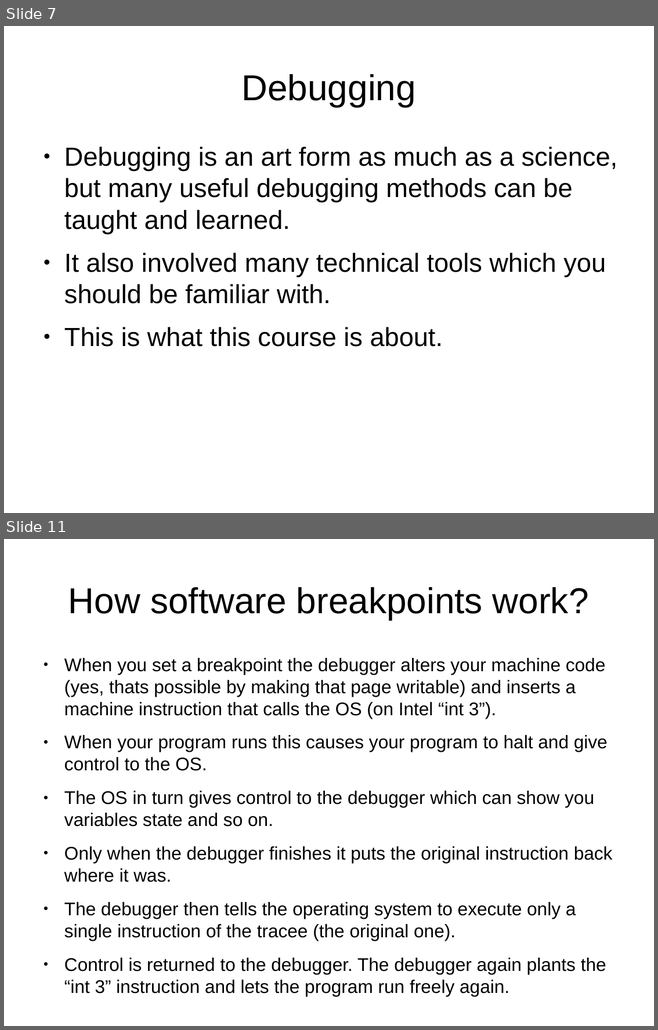
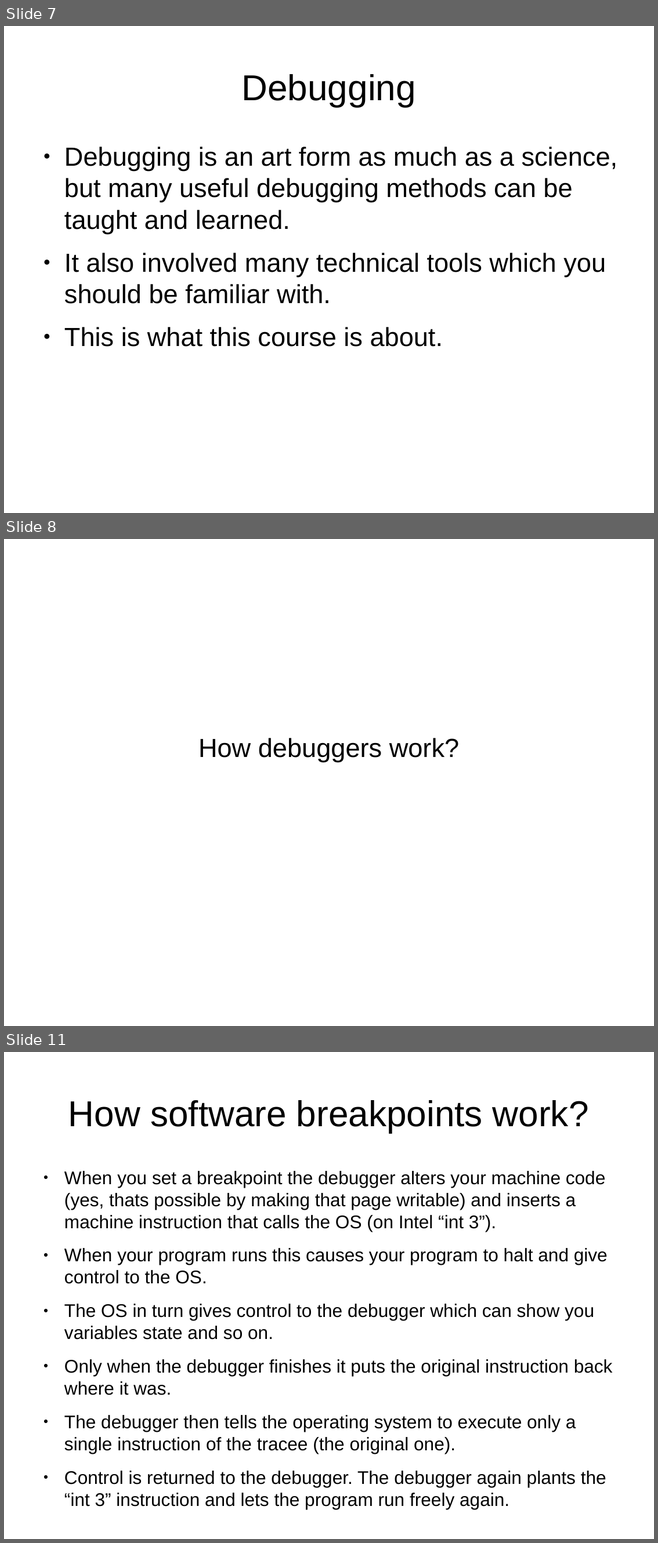
Before and after one commit to kalmuthu/slides, a slide deck: odp/linux/debugging.odp. Shown one above the other, each under a label of ours: slides 7 and 11 before the commit, slides 7, 8 and 11 after it; the slides between them are not shown. The pictures are 658x1030 and 658x1543 pixels, drawn with LibreOffice and Linux fonts; fonts in the diff are those of the drawing. Boxes give left, top, right and bottom in pixels: in the first picture for what was removed or moved away, otherwise in the second. Text is boxed around its words. In the diff, an @@ line names an element or a change of style, - is before the commit and + after.

```diff
--- a/odp/linux/debugging.odp
+++ b/odp/linux/debugging.odp
@@ slide 8 added at [4,539,654,1026], background #FFFFFF @@
@@ subtitle added at [198,738,459,762], 32 pt, text #000000 @@
+How debuggers work?
```
Also in this commit, not shown: 3 slides changed, 5 other slides added.
